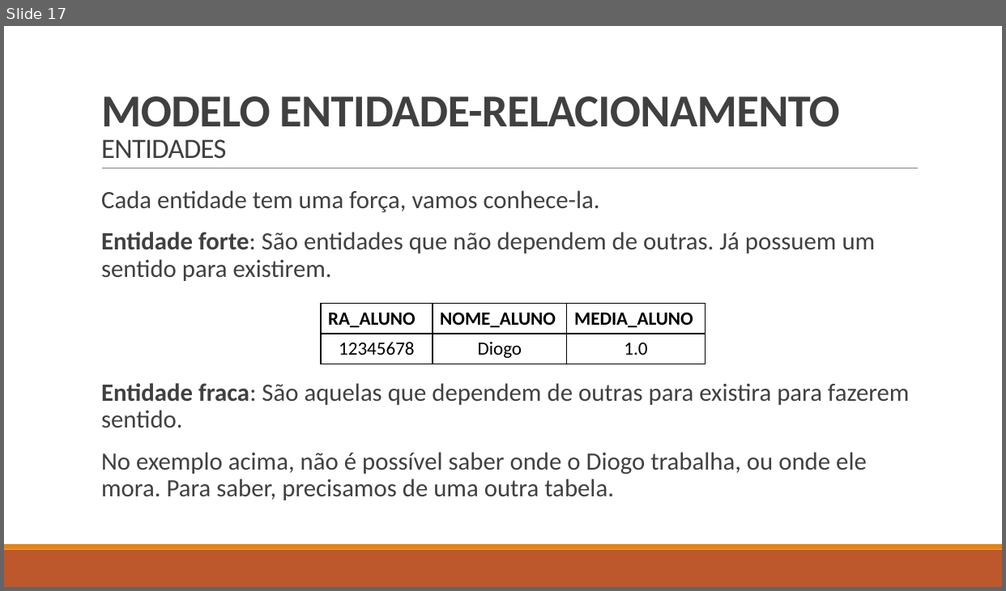
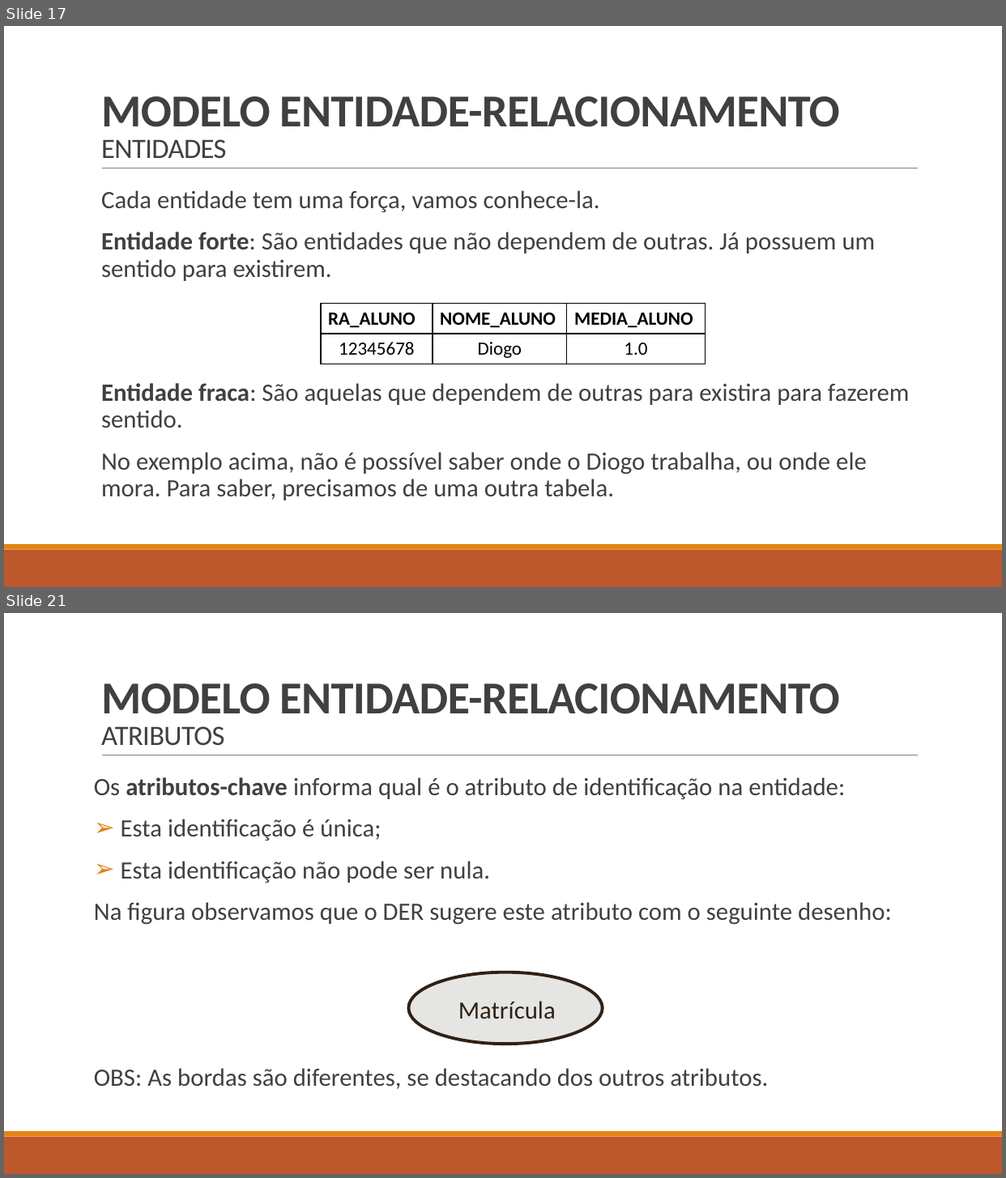
Before and after one commit to LucasHerculanoAmaro/Minhas-Aulas, a slide deck: Euripedes Simões de Paula/Banco de Dados/Aula 5/Projeto de banco de dados.pptx. Shown one above the other, each under a label of ours: slide 17 before the commit, slides 17 and 21 after it; the slides between them are not shown. The pictures are 1006x591 and 1006x1178 pixels, drawn with LibreOffice and Linux fonts; fonts in the diff are those of the drawing. Boxes give left, top, right and bottom in pixels: in the first picture for what was removed or moved away, otherwise in the second. Text is boxed around its words. In the diff, an @@ line names an element or a change of style, - is before the commit and + after.

```diff
--- a/Euripedes Simões de Paula/Banco de Dados/Aula 5/Projeto de banco de dados.pptx
+++ b/Euripedes Simões de Paula/Banco de Dados/Aula 5/Projeto de banco de dados.pptx
@@ slide 21 added at <box>4,613,1002,1174</box>, background #FFFFFF; not listed: 3 template elements that a slide beside it also shows @@
@@ title added at <box>101,683,840,746</box>, 44 pt, text #404040, bold @@
+MODELO ENTIDADE-RELACIONAMENTO
+ATRIBUTOS
@@ text added at <box>94,777,892,1089</box>, 24 pt, text #404040 @@
+Os atributos-chave informa qual é o atributo de identificação na entidade:
+➢ Esta identificação é única;
+➢ Esta identificação não pode ser nula.
+Na figura observamos que o DER sugere este atributo com o seguinte desenho:
+OBS: As bordas são diferentes, se destacando dos outros atributos.
@@ freeform shape added at <box>409,973,603,1044</box>, fill #E5E5E4 @@
@@ freeform shape added at <box>409,973,603,1044</box>, outline #2F2115 3 pt @@
@@ text added at <box>458,1001,556,1020</box>, 24 pt, text #2F2115 @@
+Matrícula
```
Also in this commit, not shown: 3 other slides added, 1 slide removed.
